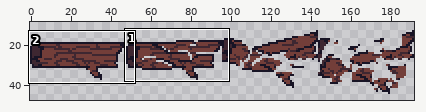
Two states of a sprite sheet, Assets/Art/Log.png. The first picture is a wide view before the edit; the outline marks the close-up.
Close-up. Before the edit:
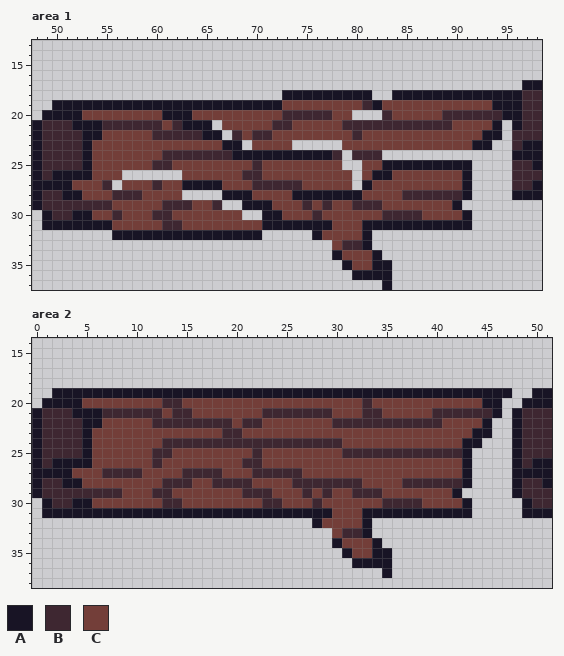
The file is 192x48 pixels. Shown: area 1: x 48..98, y 13..37; area 2: x 0..51, y 14..38. The wide view leaves out empty margins. The commit also changed other parts of the picture, which this record leaves out.
Palette (. is transparent): A #181425  B #3e2731  C #733e39
Pixels before, area 1, first column x 48:
17 .................................................AA
18 .........................AAAAAAAAA..AAAAAAAAAAAAABB
19 ..AAAAAAAAAAAAAAAAAAAAAAACCCCCCCCBACCCCCCCCCCCAAABB
20 .AAAACCCCCCCCAAACCCCCCCCCBBBBBCC...BCCCCCBBBBBBAABB
21 ABBBAAABBBBBBCBAAA.CCCCCBBCCCCCBBBBBBBBBBBCCCCA.ABB
22 ABBBBAACCCCCBBBBBAA.BCBBCCCCCCCCBCCCCCCCCCCCCAA.BBB
23 ABBBBACCCCCCCCCCCCCAA.CCCC.....CCCCCCCCCCCCCAA..BAA
24 ABBBBACCCCCCCBBBBBBBAAAAAAAAAAB.BBB.............AAA
25 ABBBBACCCCCCBBCCCCCCCCBCCCCCCCC..CCAAAAAAAAA....BBA
26 ABAAAACCC......CCCCCCBBCCCCCCCCC.CAACCCCCCCA....BBB
27 AAAACCCB.CCCBCCAAAACCCBBBBBCCCCC.ACCCCCCCCCA....BBA
28 ABBAACCCBBBCCCC....AAACCCCAAAAAAACCCCBBBBBBA....AAA
29 ABBBBBBBCCCCCBBBCCB..AAACCCBCBCCBBBCCCCCCCA........
30 .ABBAACCBCCCBBCCCCCCC..AACCCBCCCCCCBBBBCCCCA.......
31 .AAAAAAACCCCCBBCCCCCCCCAAAAAAACCCAAAAAAAAAAA.......
32 ........AAAAAAAAAAAAAAA.....ACCCCA.................
33 ..............................CBBA.................
34 ..............................ACCCA................
35 ...............................ACCAA...............
36 ................................AAAA...............
37 ...................................A...............
Pixels before, area 2, first column x 0:
19 ..AAAAAAAAAAAAAAAAAAAAAAAAAAAAAAAAAAAAAAAAAAAAAA..AA
20 .AAAACCCCCCCCBBCCCCCCCCCCCCCCCCCCBCCCCCCCCCCCAA..AAA
21 ABBBAAABBBBBBCBBCCCCCCCBBBBBBBCCCBBCCCCCBBBBBBA.ABBB
22 ABBBBAACCCCCBBBBBBBBCBBCCCCCCCBBBBBBBBBBBCCCCA..ABBB
23 ABBBBACCCCCCCCCCCCCBBCCCCCCCCCCCCCCCCCCCCCCCAA..ABBB
24 ABBBBACCCCCCCBBBBBBBBBBBBBBBBBBCCCCCCCCCCCCAA...ABBB
25 ABBBBACCCCCCBBCCCCCCCCBCCCCCCCCBBBBBBBBBBBBA....ABBB
26 ABAAAACCCCCCBCCCCCCCCBBCCCCCCCCCCCCCCCCCCCCA....ABAA
27 AAAACCCBBBBCCCCBBBBCCCBBBBBCCCCCCCCCCCCCCCCA....AAAA
28 ABBAACCCCCCCCBBBCCBBBBCCCCBBBBBBBCCCCBBBBBBA....ABBA
29 ABBBBBBBBCCCBBCCCCCCCBBBCCCBCBCCBBBCCCCCCCA.....ABBB
30 .ABBAACCCCCCCBBCCCCCCCCBBCCCBCCCCCCBBBBCCCCA.....ABB
31 .AAAAAAAAAAAAAAAAAAAAAAAAAAAAACCCAAAAAAAAAAA.....AAA
32 ............................ACCCCA..................
33 ..............................CBBA..................
34 ..............................ACCCA.................
35 ...............................ACCAA................
36 ................................AAAA................
37 ...................................A................
New version:
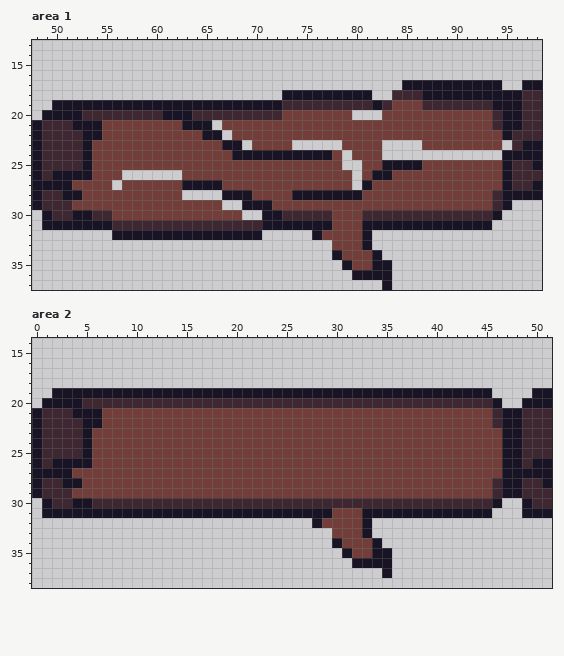
From old to new:
Area 1:
The author put colour A in row 17 at x 85 to 94; in rows 21 to 22 at x 95; in rows 24 to 29 at x 95; in row 30 at x 94; in row 31 at x 92 to 93.
The author put colour B in rows 28 to 29 at x 94; in row 30 at x 92 to 93.
Colour A becomes colour B in row 18 at x 84 to 86; in row 21 at x 94; in row 30 at x 91.
Colour C becomes colour B in row 19 at x 73 to 80, 83 and 87 to 93; in row 20 at x 53 to 60 and 64 to 72; in row 30 at x 54 to 55, 73 to 75, 77, 81 to 82 and 87 to 90; in row 31 at x 56 to 60 and 63 to 70.
The author put colour C in row 23 at x 94; in rows 25 to 27 at x 92 to 94; in row 28 at x 92 to 93; in row 29 at x 91 to 93.
Colour A becomes colour C in row 22 at x 93 to 94; in row 23 at x 92 to 93; in row 25 at x 87 to 91; in rows 26 to 28 at x 91; in row 29 at x 90.
Colour B becomes colour C in row 20 at x 73 to 77, 83 and 89 to 93; in row 21 at x 55 to 60, 62, 72 to 73 and 79 to 89; in row 22 at x 60 to 64, 68, 70 to 71 and 80; in row 24 at x 61 to 67, 78 and 80 to 82; in row 25 at x 60 to 61 and 70; in row 26 at x 69 to 70.
Colour B becomes colour C in row 27 at x 55, 60 and 70 to 74; in row 28 at x 56 to 58 and 85 to 90; in row 29 at x 52 to 55, 61 to 63, 66, 75, 77 and 80 to 82; in row 30 at x 56 and 60 to 61; in row 33 at x 79 to 80.
The edit erases colour C in row 23 at x 83 to 86.
Area 2:
The author put colour A in rows 21 to 29 at x 47; in row 30 at x 46; in row 31 at x 44 to 45.
The author put colour B in row 22 at x 46; in rows 28 to 29 at x 46; in row 30 at x 44 to 45.
Colour A becomes colour B in row 20 at x 45; in row 21 at x 46; in row 30 at x 43.
Colour C becomes colour B in row 20 at x 5 to 12, 15 to 32 and 34 to 44; in row 30 at x 6 to 12, 15 to 22, 25 to 27, 29 to 34 and 39 to 42.
The author put colour C in row 23 at x 46; in row 24 at x 45 to 46; in rows 25 to 27 at x 44 to 46; in row 28 at x 44 to 45; in row 29 at x 43 to 45.
Colour A becomes colour C in row 22 at x 45; in row 23 at x 44 to 45; in row 24 at x 43 to 44; in rows 25 to 28 at x 43; in row 29 at x 42.
Colour B becomes colour C in row 21 at x 7 to 12, 14 to 15, 23 to 29, 33 to 34 and 40 to 45; in row 22 at x 12 to 19, 21 to 22 and 30 to 40; in row 23 at x 19 to 20; in row 24 at x 13 to 30; in row 25 at x 12 to 13, 22 and 31 to 42; in row 26 at x 12 and 21 to 22.
Colour B becomes colour C in row 27 at x 7 to 10, 15 to 18 and 22 to 26; in row 28 at x 13 to 15, 18 to 21, 26 to 32 and 37 to 42; in row 29 at x 4 to 8, 12 to 13, 21 to 23, 27, 29 and 32 to 34; in row 33 at x 31 to 32.
The edit erases colour A in row 19 at x 46 to 47.
Where, in picture pixels (left, top, right, bottom), the same in both close-ups:
changed: (72, 80, 512, 250)
changed: (72, 388, 512, 538)
